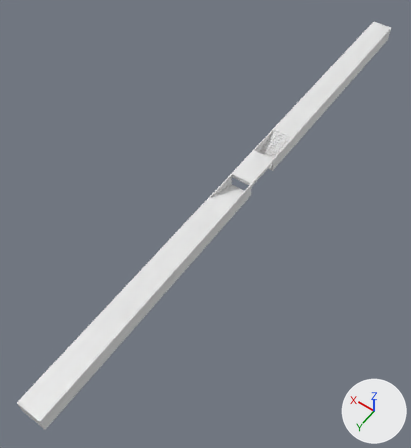
Two versions of the Blender file Assets/Blender/Platform with Underpass.blend, one commit apart.
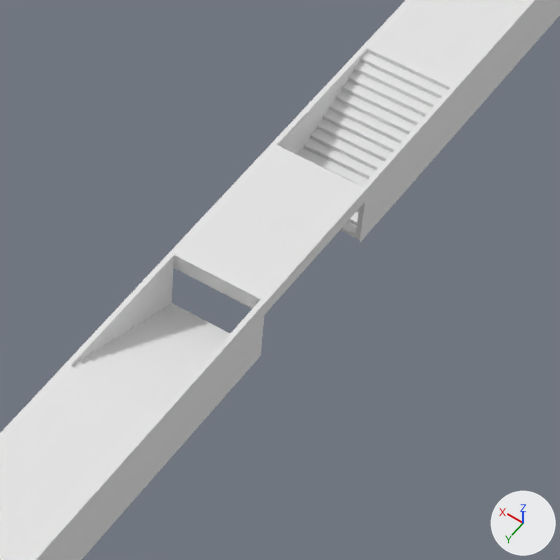
There are two pictures of each version: one whole from a camera (50 mm lens) standing at (-50.3, 86.2, 102.1) and looking at (0.6, 15.0, -9.8), one close up on the part from 47% to 77% of the width and 27% to 53% of the height. Every picture has the same lights, and +X, +Y and +Z are marked at lower right.
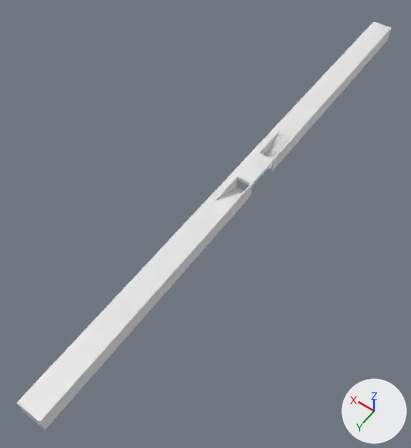
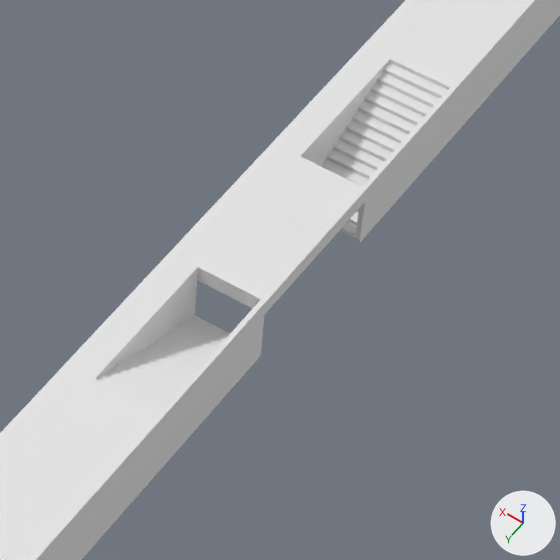
Commit message: something in blender apparently

Patch to the scene script:
```diff
--- a/Assets/Blender/Platform with Underpass.blend.py
+++ b/Assets/Blender/Platform with Underpass.blend.py
@@ me_cube @@
 me_cube.from_pydata(...)  # 88 vertices, 49 faces, 2 loose edges; spans x -6.0..0.0, y 0.0..75.0, z -4.1..0.2
 # used by ob_cube; location = (0.0, 0.0, 0.0)
+# me_cube part 1: all 35 vertices in x -0.3, y 5.0..15.0, z -3.8..0.2 are moved by (-1.5, 0.0, 0.0)
 me_cube.materials.append(mat_material)
```

What differs and where, as boxes [x1, y1, x2, y2] in the close-ups (560 x 560 px; the box of a moved part takes in the faces that stretch with it):
part 1 of me_cube, moved or reshaped: [59, 40, 456, 421] in both
